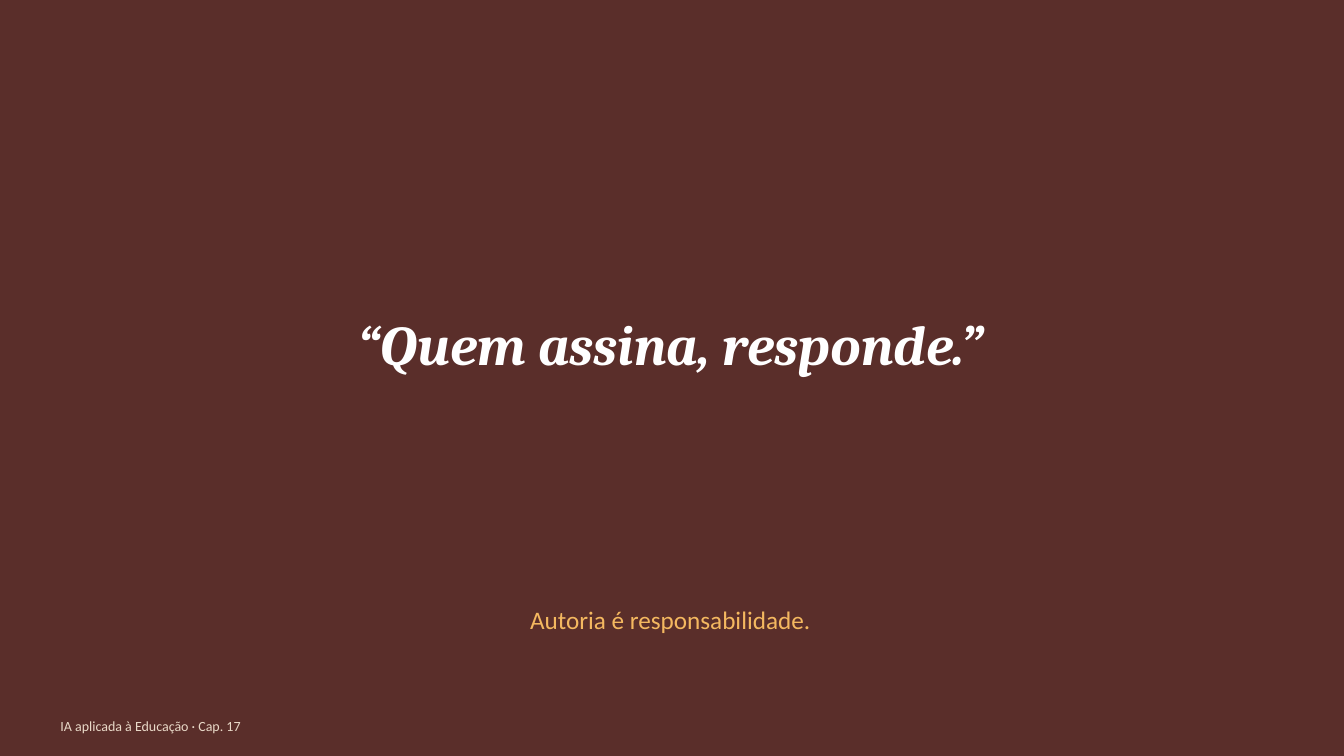
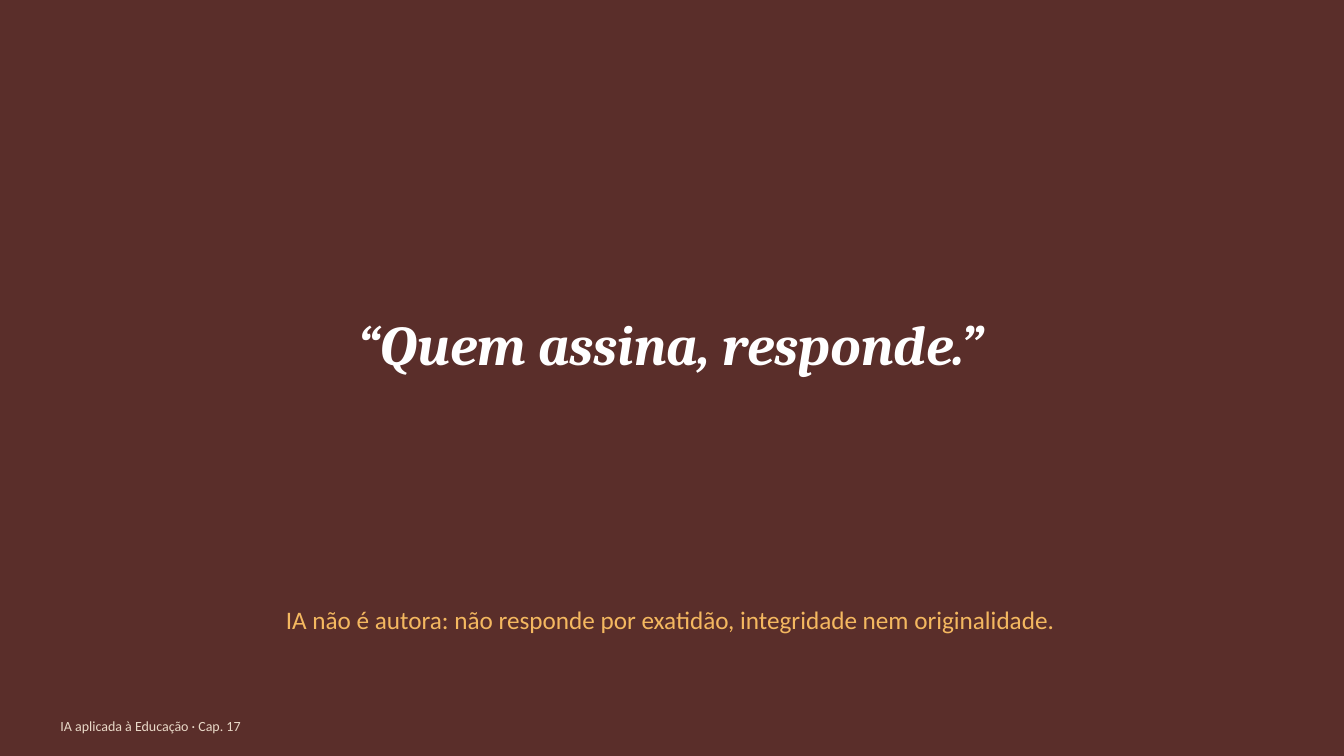
Before and after one commit to arakenmedeiros/claude, a slide deck: slide 14 of livro_ia_educacao/saida/pptx/Cap17_slides.pptx (slide 9 before the commit). Drawn at 1344x756 pixels with LibreOffice and Linux fonts; fonts in the diff are those of the drawing. Boxes give left, top, right and bottom in pixels: in the first picture for what was removed or moved away, otherwise in the second. Text is boxed around its words. In the diff, an @@ line names an element or a change of style, - is before the commit and + after.

```diff
--- a/livro_ia_educacao/saida/pptx/Cap17_slides.pptx
+++ b/livro_ia_educacao/saida/pptx/Cap17_slides.pptx
@@ text at [286, 611, 1054, 634]: text changed @@
-Autoria é responsabilidade.
+IA não é autora: não responde por exatidão, integridade nem originalidade.
```
Also in this commit, not shown: 8 other slides changed, 13 slides added, 3 slides removed, 42 other files.
